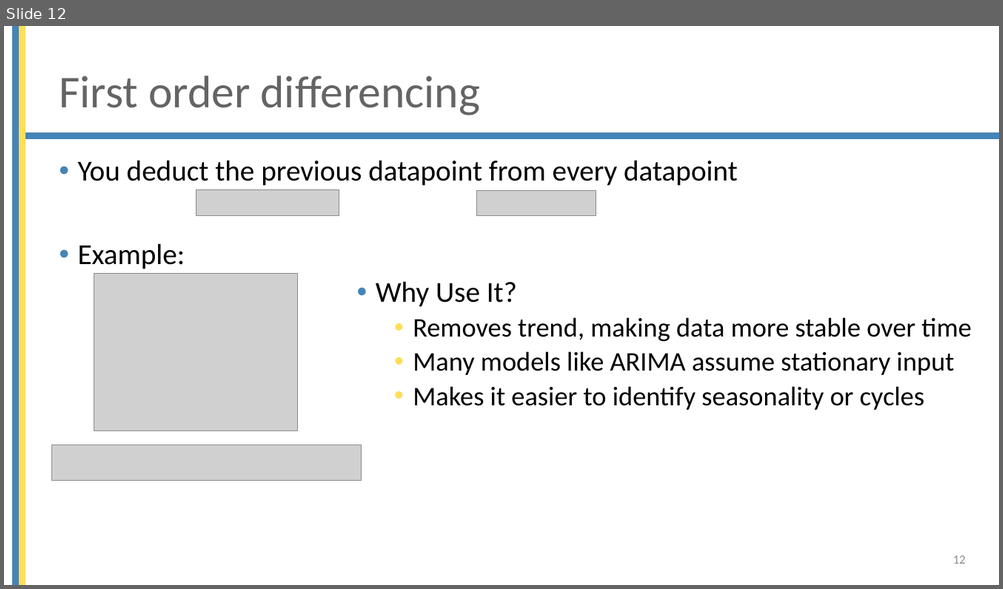
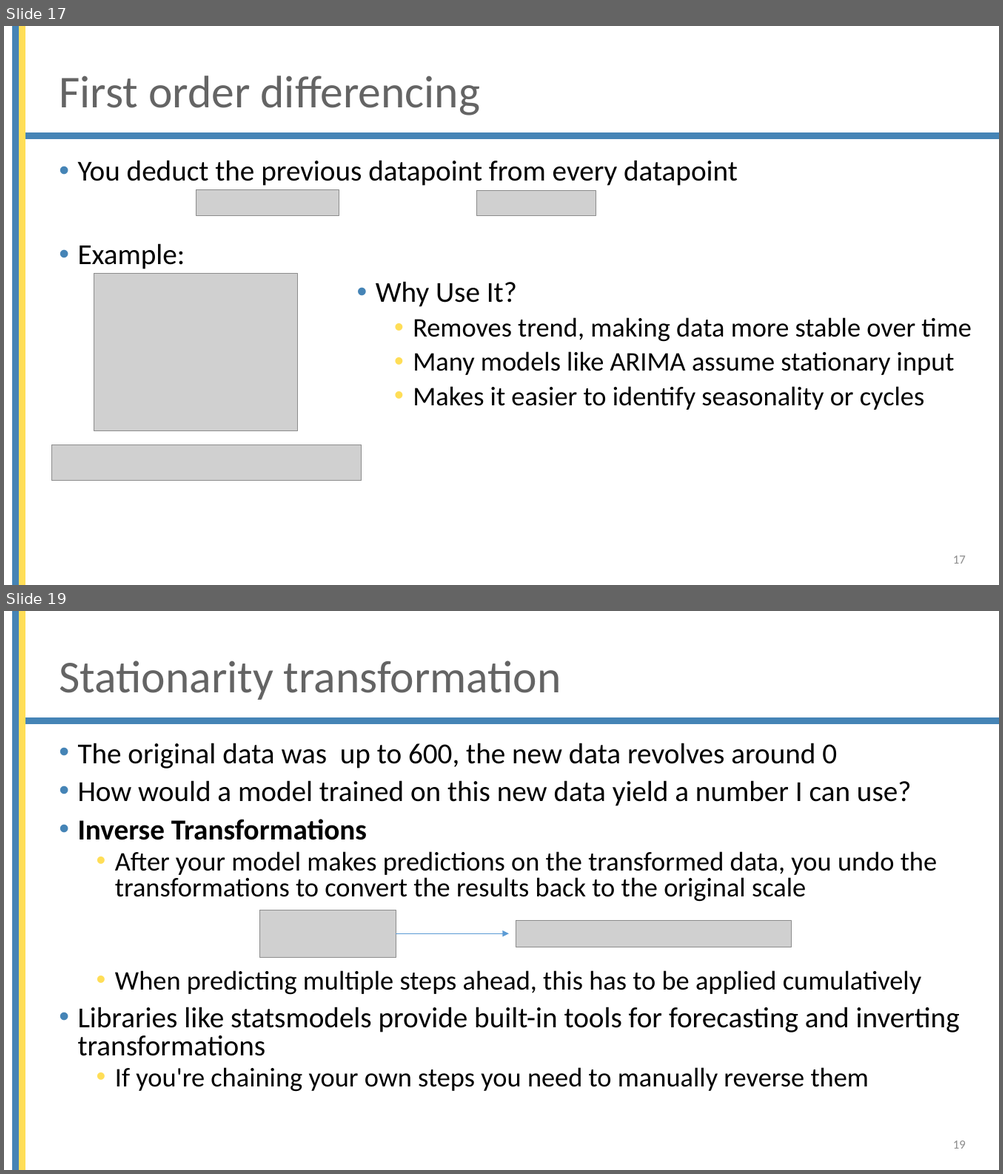
Before and after one commit to mjochen/Cello_AI, a slide deck: ppts/8 - Time series.pptx. Shown one above the other, each under a label of ours: slide 12 before the commit, slides 17 and 19 after it; the slides between them are not shown. The pictures are 1003x589 and 1003x1174 pixels, drawn with LibreOffice and Linux fonts; fonts in the diff are those of the drawing; grey boxes stand for pictures; background and template pictures are left out. Boxes give left, top, right and bottom in pixels: in the first picture for what was removed or moved away, otherwise in the second. Text is boxed around its words. In the diff, an @@ line names an element or a change of style, - is before the commit and + after.

```diff
--- a/ppts/8 - Time series.pptx
+++ b/ppts/8 - Time series.pptx
@@ slide 19 added at box(4, 611, 999, 1170), background #FFFFFF; not listed: 3 template elements that a slide beside it also shows @@
@@ title added at box(59, 661, 561, 700), 44 pt, text #646464 @@
+Stationarity transformation
@@ text added at box(78, 743, 959, 1092), 26 pt, text #000000 @@
+• The original data was up to 600, the new data revolves around 0
+• How would a model trained on this new data yield a number I can use?
+• Inverse Transformations
+  • After your model makes predictions on the transformed data, you undo the transformations to convert the results back to the original scale
+  • When predicting multiple steps ahead, this has to be applied cumulatively
+• Libraries like statsmodels provide built-in tools for forecasting and inverting transformations
+  • If you're chaining your own steps you need to manually reverse them
@@ picture added at box(260, 910, 395, 958) @@
@@ picture added at box(516, 920, 791, 947) @@
@@ arrow added from (395, 934) to (509, 934), #5B9BD5 0.5 pt @@
@@ page number added at box(953, 1141, 965, 1149), 12 pt, text #8C8C8C @@
+19
@@ what was slide 12 is now slide 17 @@
@@ page number at box(953, 556, 965, 564): text changed @@
-12
+17
```
Also in this commit, not shown: 16 other slides added, 1 slide removed, 9 other files.
